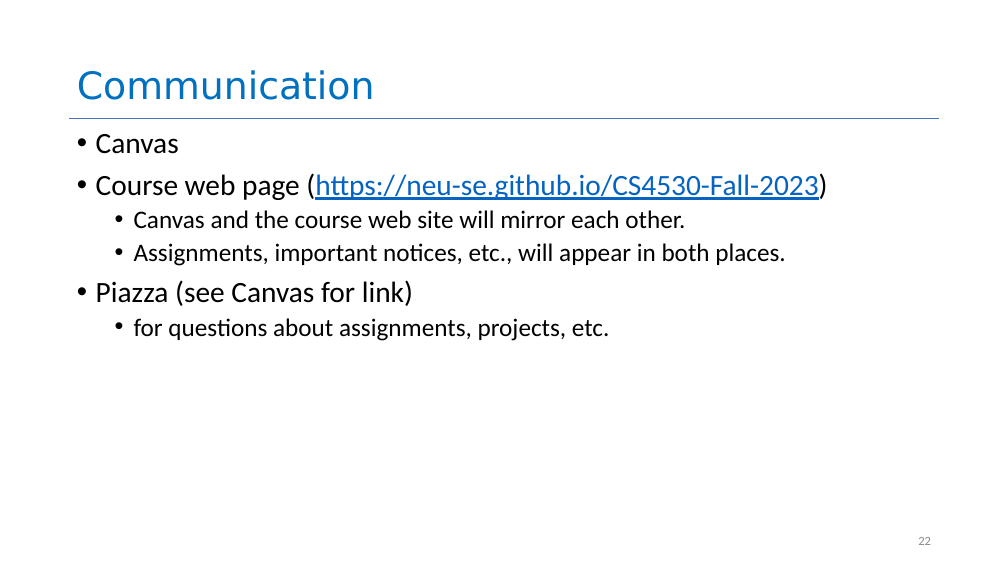
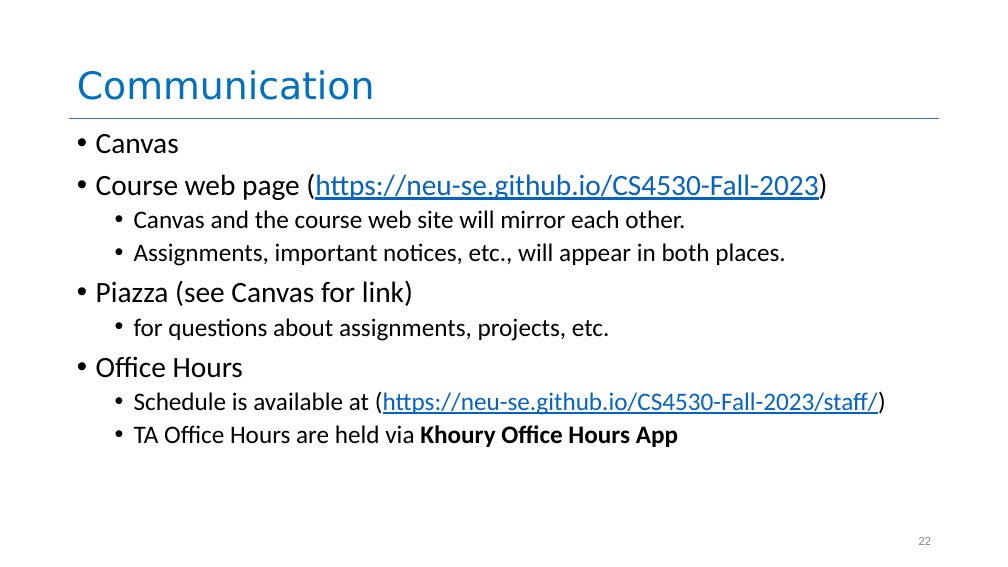
Before and after one commit to neu-se/CS4530-Fall-2023, a slide deck: slide 22 of Slides/Module 01.1 Course Introduction.pptx. Drawn at 1008x567 pixels with LibreOffice and Linux fonts; fonts in the diff are those of the drawing. Boxes give left, top, right and bottom in pixels: in the first picture for what was removed or moved away, otherwise in the second. Text is boxed around its words. In the diff, an @@ line names an element or a change of style, - is before the commit and + after.

Commit message:
added office hrs detail

```diff
--- a/Slides/Module 01.1 Course Introduction.pptx
+++ b/Slides/Module 01.1 Course Introduction.pptx
@@ text at (x1=96, y1=356, x2=886, y2=447): paragraphs added @@
+• Office Hours
+  • Schedule is available at (https://neu-se.github.io/CS4530-Fall-2023/staff/)
+  • TA Office Hours are held via Khoury Office Hours App
```
Also in this commit, not shown: 1 other slide changed, 1 other file.
